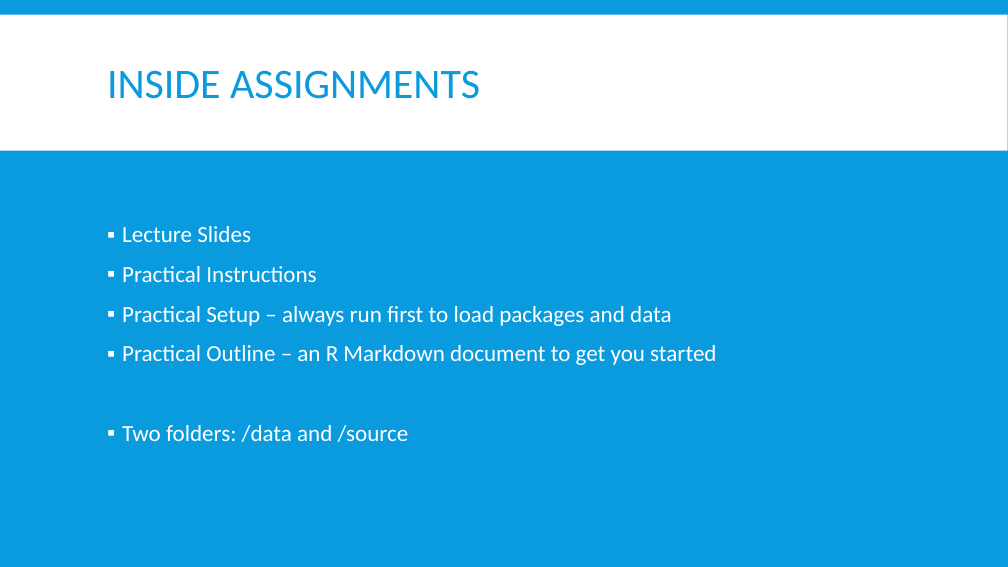
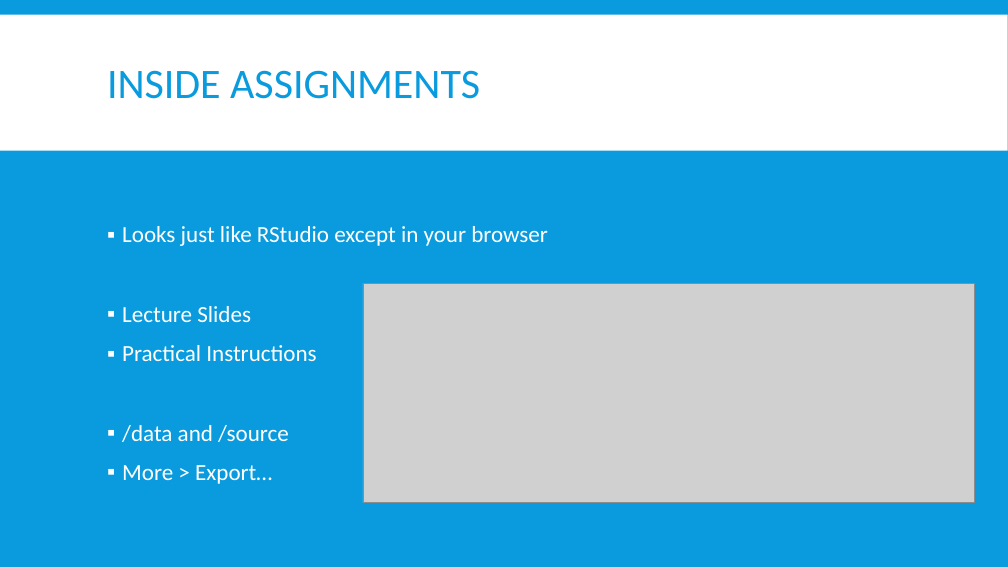
Before and after one commit to FOS-MDS/r_introduction, a slide deck: slide 5 of source/Lecture-Slides_R-StudioCloud_20200831.pptx. Drawn at 1008x567 pixels with LibreOffice and Linux fonts; fonts in the diff are those of the drawing; grey boxes stand for pictures. Boxes give left, top, right and bottom in pixels: in the first picture for what was removed or moved away, otherwise in the second. Text is boxed around its words. In the diff, an @@ line names an element or a change of style, - is before the commit and + after.

```diff
--- a/source/Lecture-Slides_R-StudioCloud_20200831.pptx
+++ b/source/Lecture-Slides_R-StudioCloud_20200831.pptx
@@ text at bbox=[122, 226, 548, 246]: paragraph added @@
+▪ Looks just like RStudio except in your browser
@@ picture added at bbox=[363, 284, 974, 503] @@
@@ text at bbox=[122, 425, 289, 484]: text changed @@
-▪ Practical Setup – always run first to load packages and data
-▪ Practical Outline – an R Markdown document to get you started
-▪ Two folders: /data and /source
+▪ /data and /source
+▪ More > Export…
```
Also in this commit, not shown: 4 other slides changed, 12 other files.
